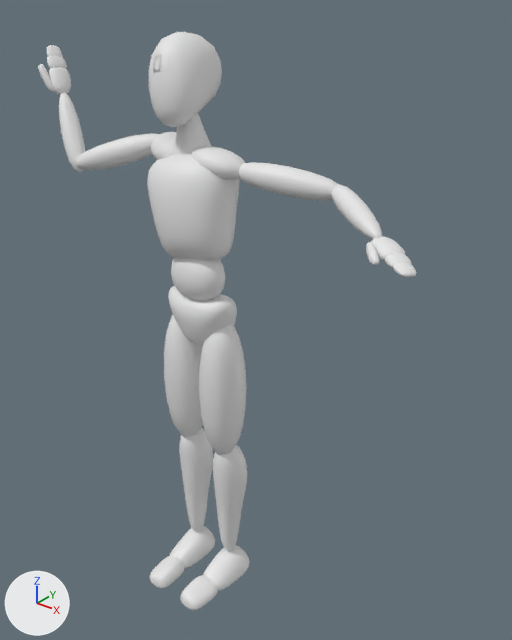
What one commit did to the Blender file software/GUI/biped/final/biped_rig.blend.
Both versions are drawn from a 50 mm lens placed at (1.49, -1.58, 2.13), pointed at (0.13, 0.13, 1.07). Every picture has the same lights, and +X, +Y and +Z are marked at lower left. Both versions are drawn at the pose saved in each file; the numbers are the values there.

Names of what the first picture shows: 'Chest', 'Forearm.L', 'Forearm.R', 'Mid', 'Shoulder.L', 'Shoulder.R', 'UpperArm.L', 'UpperArm.R'.
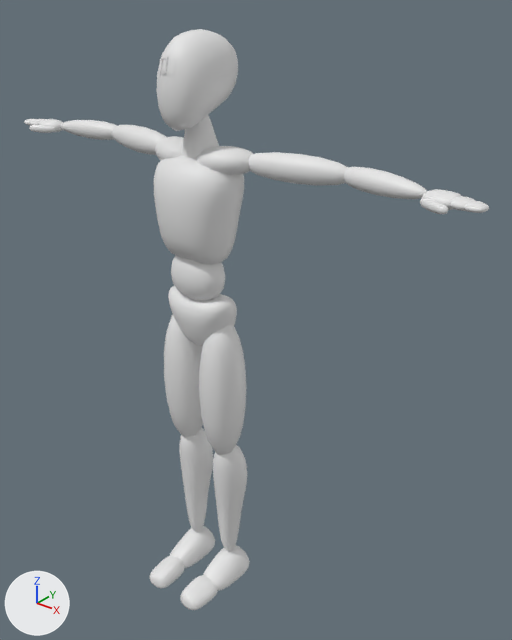
Pixel boxes [x1, y1, x2, y2] of what changed, in the pictures (512 x 640 px):
'Chest', posed
    before: [147, 32, 240, 261]
    after: [154, 29, 244, 265]
'Forearm.L', posed (70% wider, 49% shorter)
    before: [331, 184, 416, 278]
    after: [344, 167, 489, 214]
'UpperArm.L', posed (15% shorter)
    before: [239, 162, 338, 201]
    after: [249, 152, 348, 185]
'Forearm.R', posed (96% wider, 83% shorter)
    before: [38, 45, 85, 173]
    after: [24, 119, 117, 140]
'UpperArm.R', posed (35% narrower, 18% shorter)
    before: [75, 133, 159, 170]
    after: [112, 125, 166, 155]
'Shoulder.L', posed (14% shorter)
    before: [190, 146, 245, 180]
    after: [196, 146, 253, 175]
'Shoulder.R', posed
    before: [151, 132, 176, 160]
    after: [155, 136, 184, 160]

The change, as a list of edits to the scene's bpy script:
```text
Change bone_chest:
    where bone_chest = bpy.data.objects['Rig'].pose.bones['Chest']  # child of 'Mid'
    bone_chest.rotation_quaternion: (0.992, -0.044, 0.087, 0.084) -> (1.0, 0.0, 0.0, 0.0)  # degrees (-4, 10, 9) -> degrees (0, 0, 0)
Change bone_shoulder_l:
    where bone_shoulder_l = bpy.data.objects['Rig'].pose.bones['Shoulder.L']  # child of 'Chest'
    bone_shoulder_l.rotation_quaternion: (0.988, -0.11, -0.026, -0.106) -> (1.0, 0.0, 0.0, 0.0)  # degrees (-12, -4, -12) -> degrees (0, 0, 0)
Change bone_upperarm_l:
    where bone_upperarm_l = bpy.data.objects['Rig'].pose.bones['UpperArm.L']  # child of 'Shoulder.L'
    bone_upperarm_l.rotation_quaternion: (0.996, -0.038, 0.057, -0.05) -> (1.0, 0.0, 0.0, 0.0)  # degrees (-5, 6, -6) -> degrees (0, 0, 0)
Change bone_forearm_l:
    where bone_forearm_l = bpy.data.objects['Rig'].pose.bones['Forearm.L']  # child of 'UpperArm.L'
    bone_forearm_l.rotation_quaternion: (0.974, 0.187, -0.035, -0.125) -> (1.0, 0.0, 0.0, 0.0)  # degrees (22, -1, -15) -> degrees (0, 0, 0)
Change bone_shoulder_r:
    where bone_shoulder_r = bpy.data.objects['Rig'].pose.bones['Shoulder.R']  # child of 'Chest'
    bone_shoulder_r.rotation_quaternion: (0.992, -0.007, -0.122, -0.03) -> (1.0, 0.0, 0.0, 0.0)  # degrees (0, -14, -3) -> degrees (0, 0, 0)
Change bone_upperarm_r:
    where bone_upperarm_r = bpy.data.objects['Rig'].pose.bones['UpperArm.R']  # child of 'Shoulder.R'
    bone_upperarm_r.rotation_quaternion: (0.751, 0.151, 0.568, 0.302) -> (1.0, 0.0, 0.0, 0.0)  # degrees (61, 50, 74) -> degrees (0, 0, 0)
Change bone_forearm_r:
    where bone_forearm_r = bpy.data.objects['Rig'].pose.bones['Forearm.R']  # child of 'UpperArm.R'
    bone_forearm_r.rotation_quaternion: (0.847, -0.206, -0.033, -0.489) -> (1.0, 0.0, 0.0, 0.0)  # degrees (-19, -15, -57) -> degrees (0, 0, 0)
```
